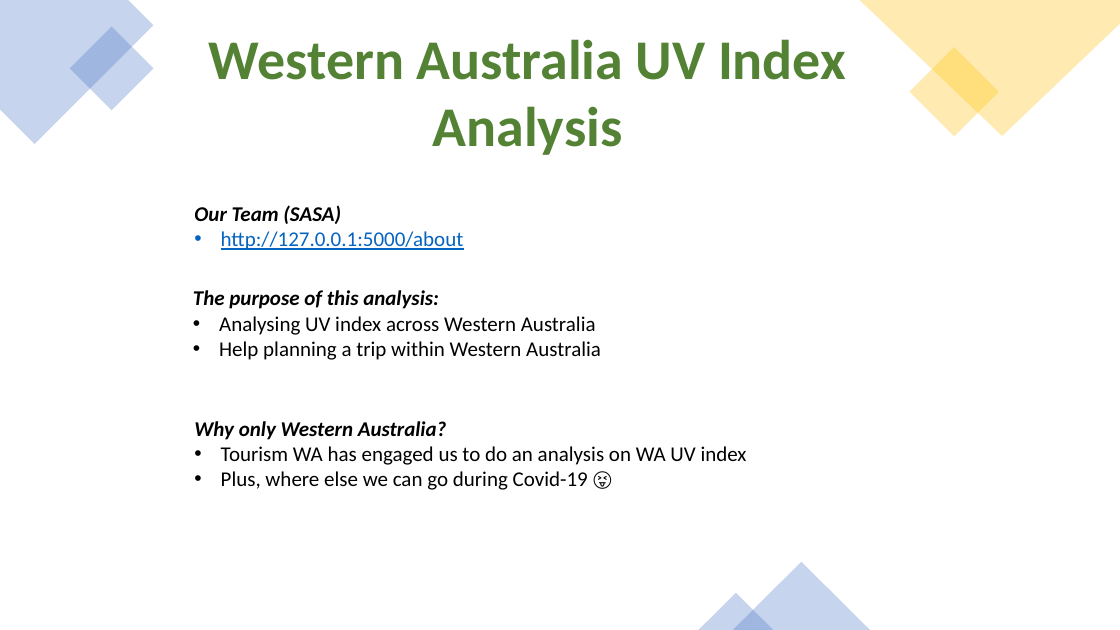
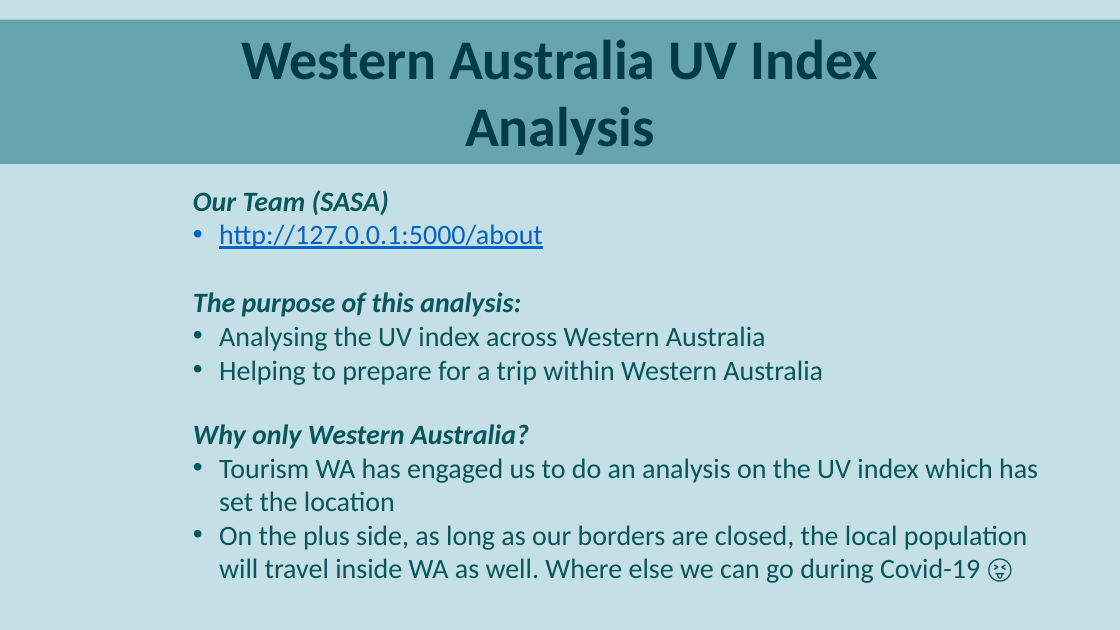
Before and after one commit to parastoorazavi/Data-Analytics-Project-2, a slide deck: slide 2 of Presentation.pptx. Drawn at 1120x630 pixels with LibreOffice and Linux fonts; fonts in the diff are those of the drawing. Boxes give left, top, right and bottom in pixels: in the first picture for what was removed or moved away, otherwise in the second. Text is boxed around its words. In the diff, an @@ line names an element or a change of style, - is before the commit and + after.

Commit message:
ppt update

```diff
--- a/Presentation.pptx
+++ b/Presentation.pptx
@@ background #FFFFFF to #C4DFE6 @@
@@ rectangle "Western Australia UV Index" resized from (x1=209, y1=39, x2=846, y2=155) to (x1=0, y1=19, x2=1120, y2=164) @@
@@ rectangle "Western Australia UV Index" at (x1=0, y1=19, x2=1120, y2=164): fill none to #66A5AD @@
@@ freeform shape removed at (x1=0, y1=0, x2=154, y2=144) @@
@@ rectangle removed at (x1=70, y1=26, x2=154, y2=111) @@
@@ freeform shape removed at (x1=860, y1=0, x2=1120, y2=136) @@
@@ text in rectangle at (x1=241, y1=40, x2=878, y2=155): text changed; text colour #548235 to #003B46 @@
-Western Australia UV Index Analysis
+Western Australia UV Index
+Analysis
@@ rectangle removed at (x1=909, y1=47, x2=999, y2=137) @@
@@ text "Our Team (SASA)" moved from (x1=194, y1=205, x2=464, y2=250) to (x1=193, y1=190, x2=543, y2=249) @@
@@ text "Our Team (SASA)" at (x1=193, y1=190, x2=543, y2=249): size 18 to 24 pt; text colour #000000 to #07575B in "Our Team (SASA)" @@
@@ text at (x1=193, y1=292, x2=521, y2=317): size 18 to 24 pt, text colour #000000 to #07575B in "The purpose of this analysis:" @@
@@ text at (x1=219, y1=326, x2=823, y2=385): text changed; size 18 to 24 pt; text colour #000000 to #07575B @@
-• Analysing UV index across Western Australia
-• Help planning a trip within Western Australia
+• Analysing the UV index across Western Australia
+• Helping to prepare for a trip within Western Australia
@@ text at (x1=193, y1=424, x2=529, y2=449): size 18 to 24 pt, text colour #000000 to #07575B in "Why only Western Australia?" @@
@@ text at (x1=219, y1=458, x2=1038, y2=583): text changed; size 18 to 24 pt; text colour #000000 to #07575B @@
-• Tourism WA has engaged us to do an analysis on WA UV index
-• Plus, where else we can go during Covid-19 😝
+• Tourism WA has engaged us to do an analysis on the UV index which has set the location
+• On the plus side, as long as our borders are closed, the local population will travel inside WA as well. Where else we can go during Covid-19 😝
@@ triangle removed at (x1=733, y1=562, x2=870, y2=630) @@
@@ triangle removed at (x1=699, y1=593, x2=774, y2=630) @@
```
Also in this commit, not shown: 11 other slides changed, 1 slide added, 1 slide removed, 2 other files.
